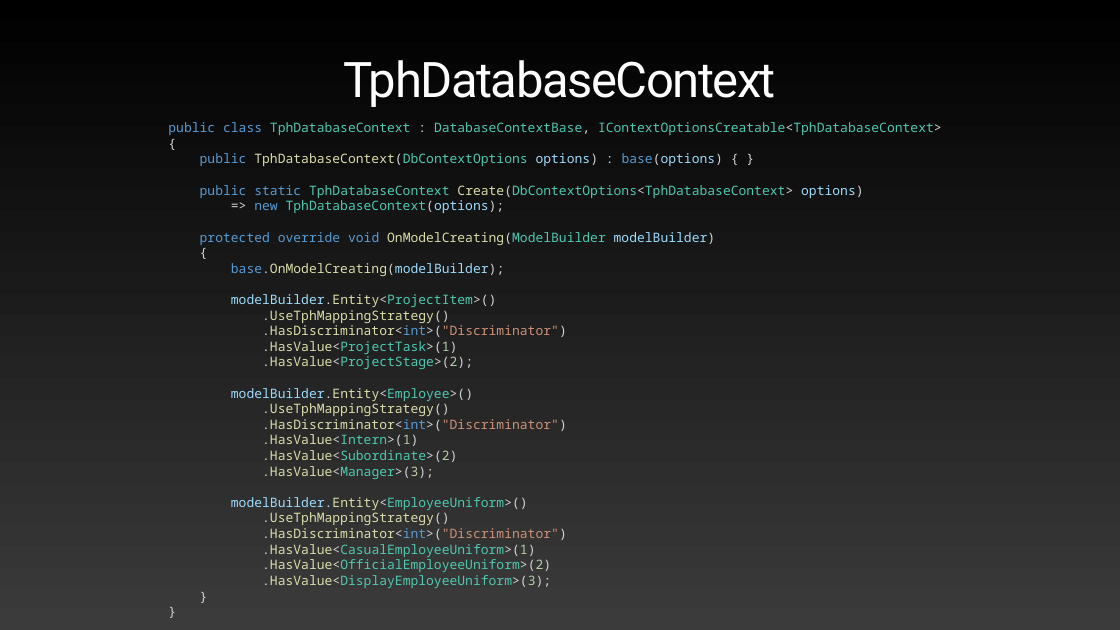
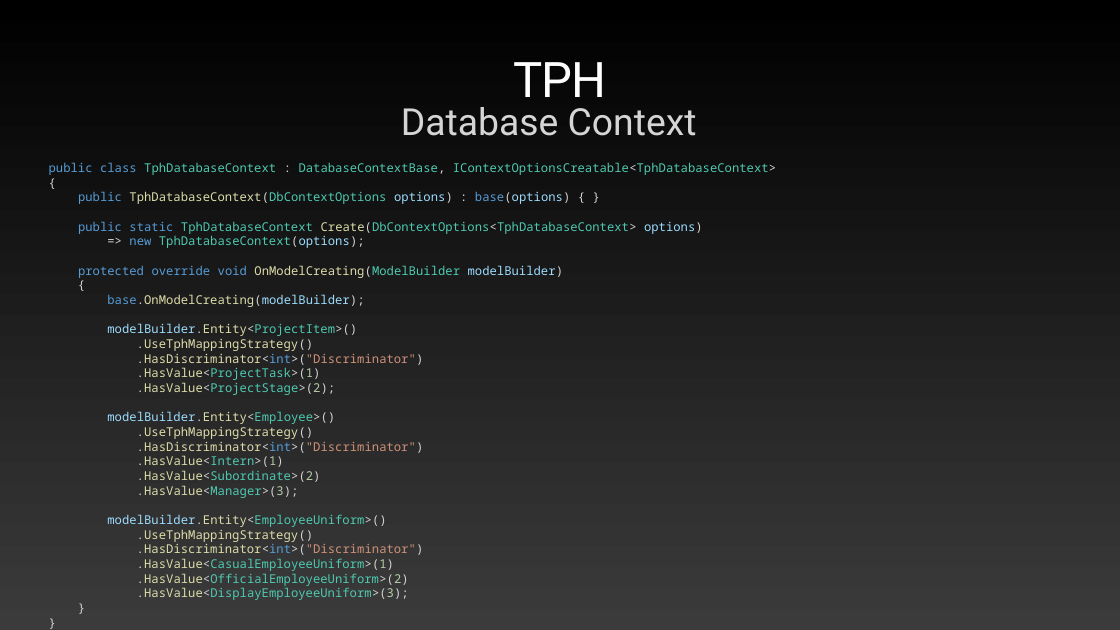
Before and after one commit to ronimizy/SpbDotNet.TPC, a slide deck: slide 11 of Docs/Presentation.pptx. Drawn at 1120x630 pixels with LibreOffice and Linux fonts; fonts in the diff are those of the drawing. Boxes give left, top, right and bottom in pixels: in the first picture for what was removed or moved away, otherwise in the second. Text is boxed around its words. In the diff, an @@ line names an element or a change of style, - is before the commit and + after.

```diff
--- a/Docs/Presentation.pptx
+++ b/Docs/Presentation.pptx
@@ title at [514,62,606,109]: text changed @@
-TphDatabaseContext
+TPH
@@ text added at [401,107,697,136], 64 pt, text #D5D5D5 @@
+Database Context
@@ text "public class TphDatabaseContext : DatabaseContextBase, ...": place and size @@
-text "public class TphDatabaseContext : DatabaseContextBase, ..." at [168,122,942,588]
+text "public class TphDatabaseContext : DatabaseContextBase, ..." at [49,162,776,600]
@@ text "public class TphDatabaseContext : DatabaseContextBase, ..." at [49,162,776,600]: size 22.3 to 20.9 pt @@
```
Also in this commit, not shown: 9 other slides changed, 26 slides added, 1 slide removed, 9 other files.
